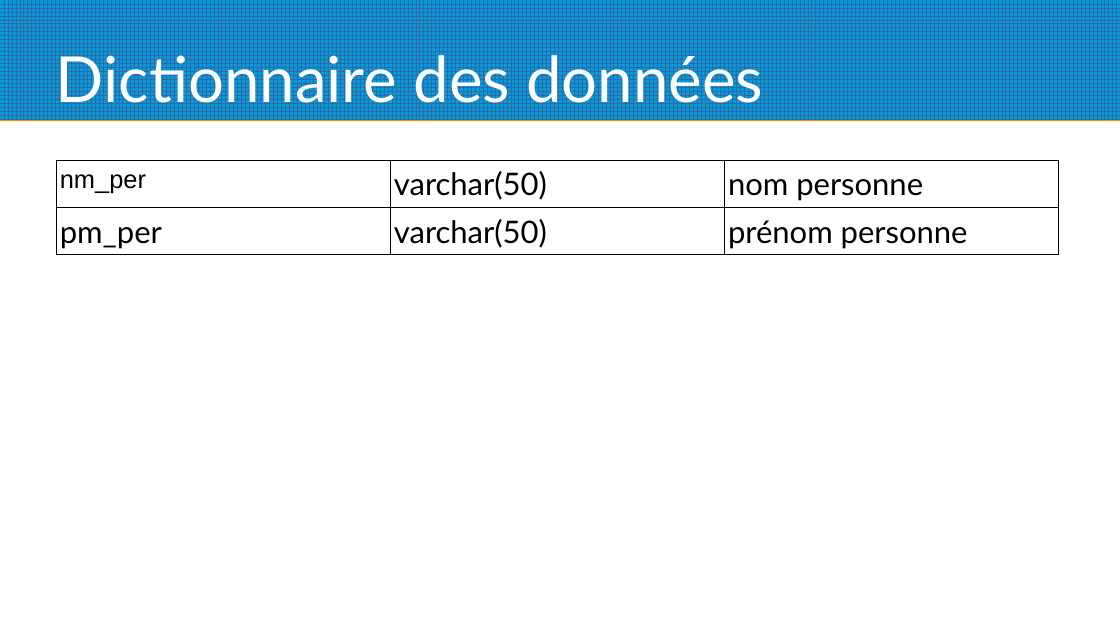
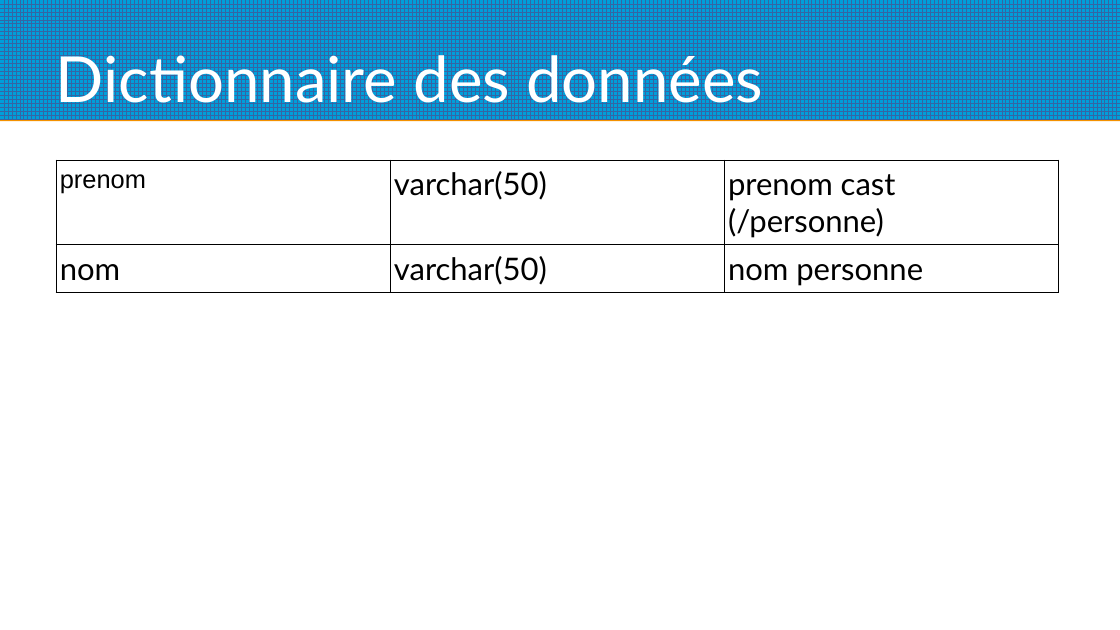
Before and after one commit to gotied/Fil_Rouge, a slide deck: slide 2 of Base_de_donnee/dictionnaire des donnees.odp. Drawn at 1120x630 pixels with LibreOffice and Linux fonts; fonts in the diff are those of the drawing. Boxes give left, top, right and bottom in pixels: in the first picture for what was removed or moved away, otherwise in the second. Text is boxed around its words. In the diff, an @@ line names an element or a change of style, - is before the commit and + after.

```diff
--- a/Base_de_donnee/dictionnaire des donnees.odp
+++ b/Base_de_donnee/dictionnaire des donnees.odp
@@ table at <box>56,160,1059,290</box> @@
-row 1, column 1: nm_per
+row 1, column 1: prenom
-row 1, column 3: nom personne
+row 1, column 3: prenom cast (/personne)
-row 2, column 1: pm_per
+row 2, column 1: nom
-row 2, column 3: prénom personne
+row 2, column 3: nom personne
```
Also in this commit, not shown: 7 other slides changed, 1 slide added, 2 slides removed, 1 other file.
